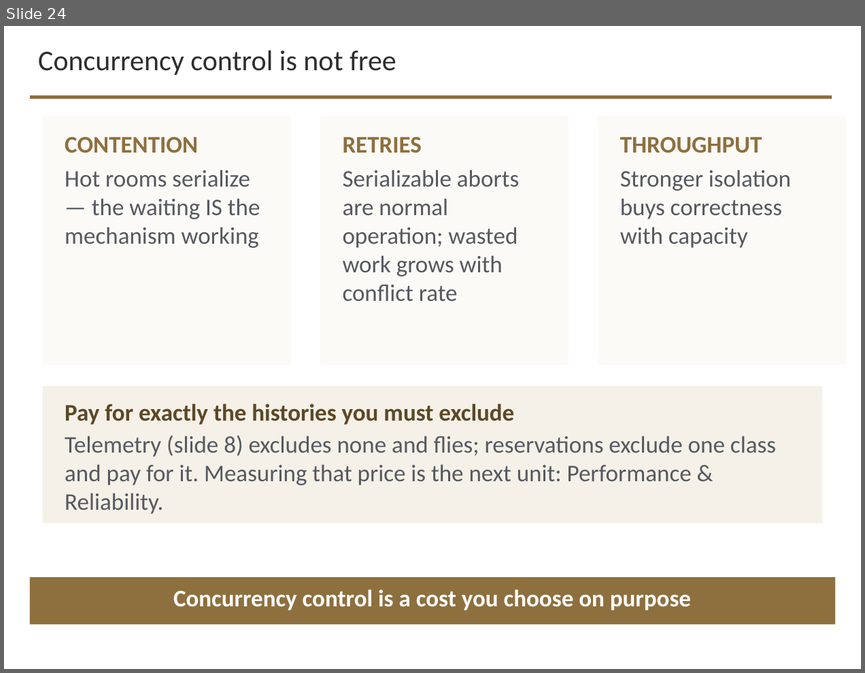
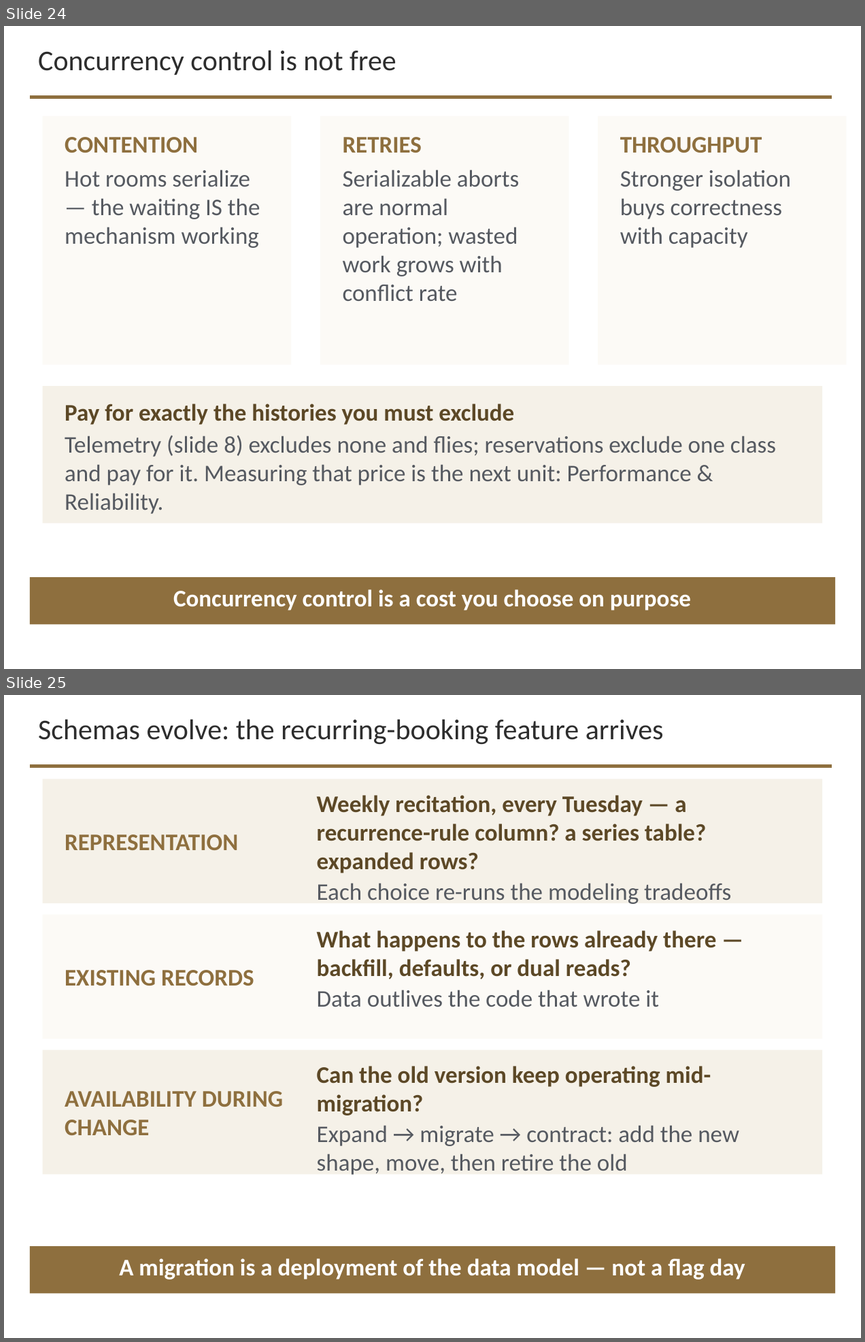
Before and after one commit to davisjam/model-based-agentic-software-engineering, a slide deck: course/lectures/act-3-software-in-the-world/02-compute-environments-and-data-management/3-2-Data-Management.pptx. Shown one above the other, each under a label of ours: slide 24 before the commit, slides 24 and 25 after it. The pictures are 865x673 and 865x1342 pixels, drawn with LibreOffice and Linux fonts; fonts in the diff are those of the drawing; background and template pictures are left out. Boxes give left, top, right and bottom in pixels: in the first picture for what was removed or moved away, otherwise in the second. Text is boxed around its words. In the diff, an @@ line names an element or a change of style, - is before the commit and + after.

```diff
--- a/course/lectures/act-3-software-in-the-world/02-compute-environments-and-data-management/3-2-Data-Management.pptx
+++ b/course/lectures/act-3-software-in-the-world/02-compute-environments-and-data-management/3-2-Data-Management.pptx
@@ slide 25 added at (4, 695, 861, 1338), background #FFFFFF; not listed: 1 template element that a slide beside it also shows @@
@@ text added at (38, 719, 664, 745), 24 pt, text #2D2D2D @@
+Schemas evolve: the recurring-booking feature arrives
@@ rectangle added at (43, 779, 822, 903), fill #F5F1E8 @@
@@ text added at (317, 795, 731, 904), 20 pt, text #5C4826, bold @@
+Weekly recitation, every Tuesday — a recurrence-rule column? a series table? expanded rows?
+Each choice re-runs the modeling tradeoffs
@@ text added at (65, 834, 238, 850), 20 pt, text #8E6F3E, bold @@
+REPRESENTATION
@@ rectangle added at (43, 915, 822, 1038), fill #FCFAF6 @@
@@ text added at (317, 930, 716, 1006), 20 pt, text #5C4826, bold @@
+What happens to the rows already there — backfill, defaults, or dual reads?
+Data outlives the code that wrote it
@@ text added at (65, 970, 254, 985), 20 pt, text #8E6F3E, bold @@
+EXISTING RECORDS
@@ rectangle added at (43, 1050, 822, 1174), fill #F5F1E8 @@
@@ text added at (317, 1066, 739, 1174), 20 pt, text #555960 @@
+Can the old version keep operating mid-migration?
+Expand → migrate → contract: add the new shape, move, then retire the old
@@ text added at (65, 1091, 283, 1135), 20 pt, text #8E6F3E, bold @@
+AVAILABILITY DURING CHANGE
@@ rectangle added at (30, 1246, 835, 1293), fill #8E6F3E @@
@@ text added at (119, 1258, 745, 1279), 20 pt, text #FFFFFF, bold @@
+A migration is a deployment of the data model — not a flag day
```
Also in this commit, not shown: 2 other slides added.
